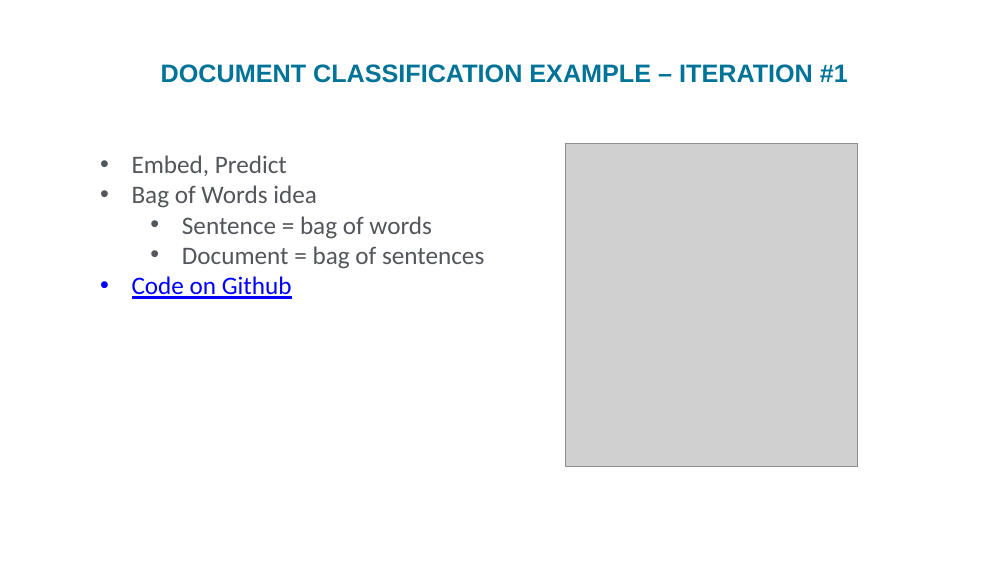
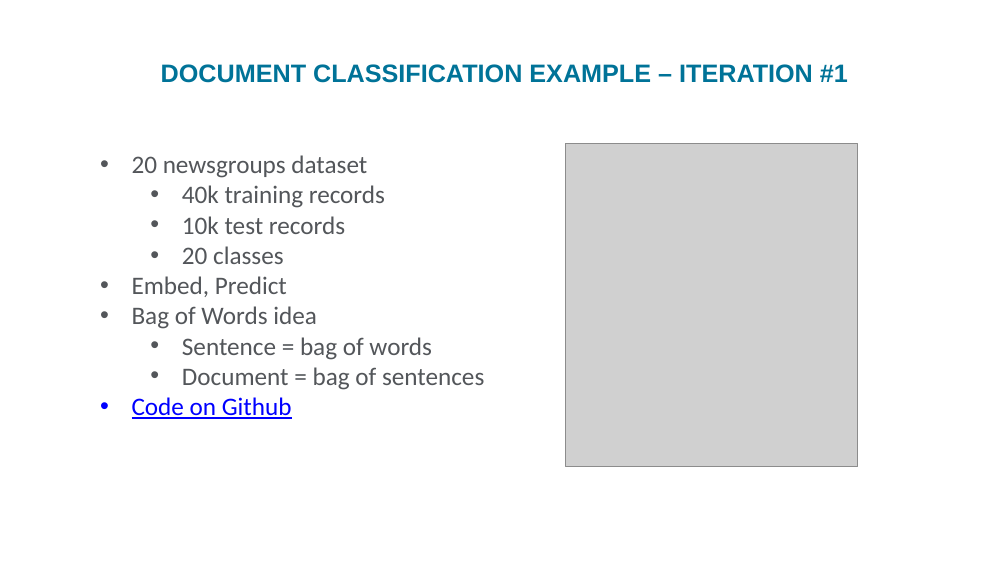
Before and after one commit to sujitpal/eeap-examples, a slide deck: slide 15 of docs/presentation_slides.pptx. Drawn at 1008x567 pixels with LibreOffice and Linux fonts; fonts in the diff are those of the drawing; grey boxes stand for pictures; background and template pictures are left out. Boxes give left, top, right and bottom in pixels: in the first picture for what was removed or moved away, otherwise in the second. Text is boxed around its words. In the diff, an @@ line names an element or a change of style, - is before the commit and + after.

```diff
--- a/docs/presentation_slides.pptx
+++ b/docs/presentation_slides.pptx
@@ text at (132,155,385,264): paragraphs added @@
+• 20 newsgroups dataset
+  • 40k training records
+  • 10k test records
+  • 20 classes
```
Also in this commit, not shown: 5 other slides changed, 6 other files.
